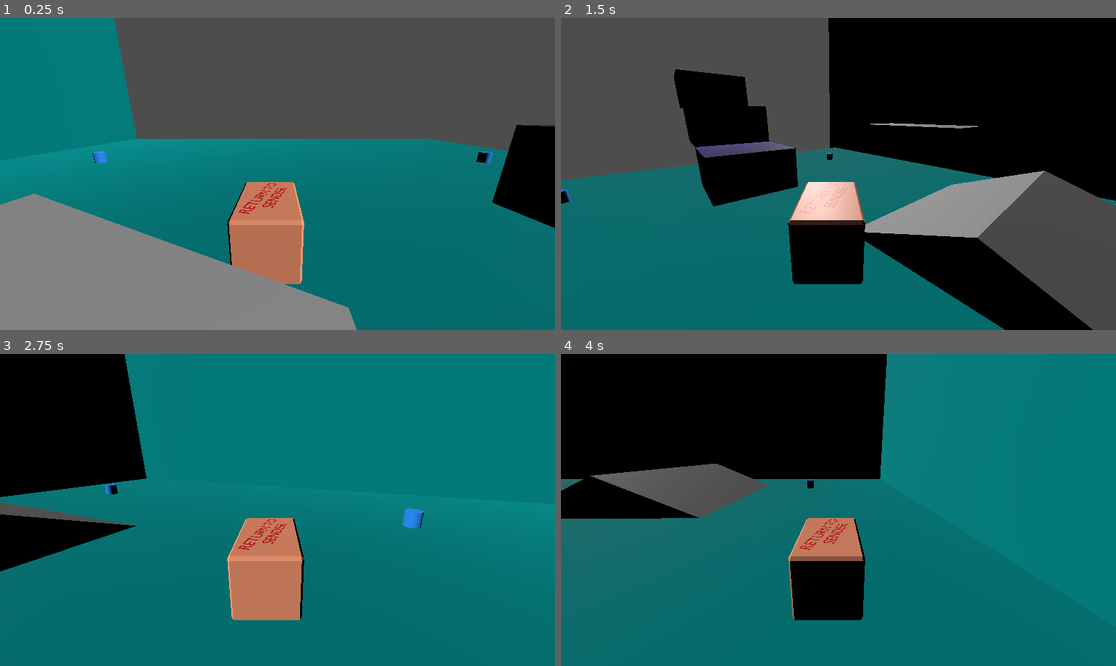
Above: before the commit, frames 1-4 (two rows, left to right).
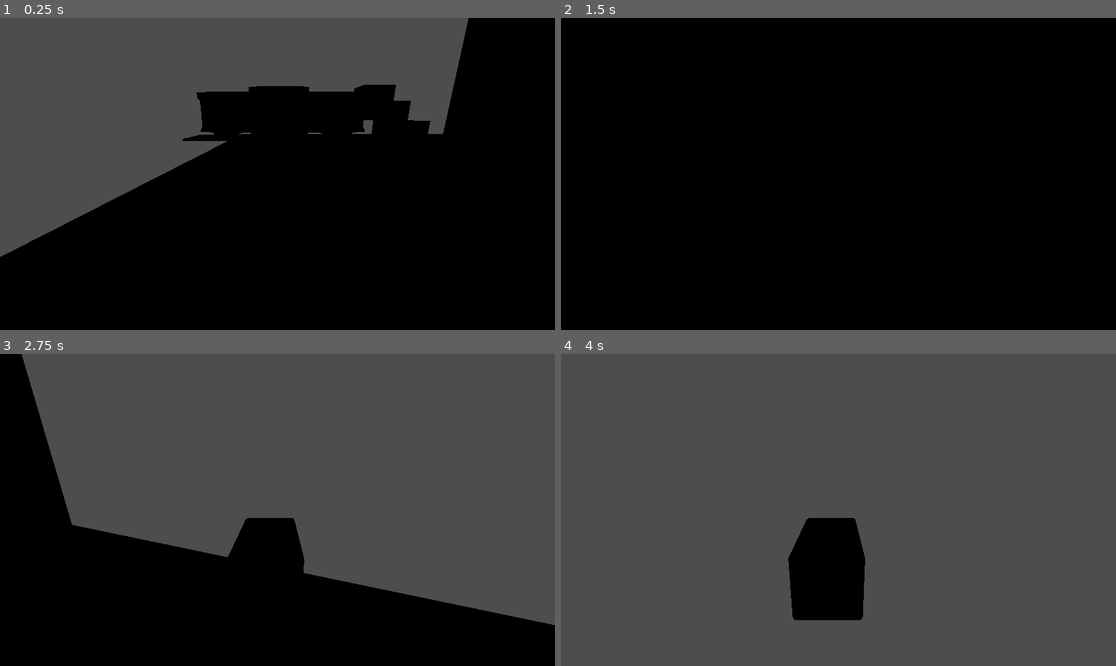
Above: after the commit, the same moments.

Repository: holy-moley/ReturnToSender
Game: Godot game, scene res://main.tscn
Same seed, same stepped clock (60 frames per second), same inputs: the game is played once before the commit and once after it.
Inputs (mouse positions are in pixels of both pictures, inside the frame that each line leads up to):
- Up to frame 1 (0.25 s): no input
- Up to frame 2 (1.5 s): move the mouse to (960, 158) at 0.52 s; hold D (right) 0.53-1.28 s; tap Space (jump) at 0.77 s; move the mouse to (727, 189) at 1.27 s; hold Down (back) from 1.28 s (still down)
- Up to frame 3 (2.75 s): tap Space (jump) at 1.52 s; move the mouse to (333, 441) at 2.02 s; release Down (back) at 2.03 s; hold D (right) from 2.03 s (still down)
- Up to frame 4 (4 s): move the mouse to (810, 572) at 2.77 s; release D (right) at 2.78 s; hold W (forward) 2.78-3.53 s; tap Space (jump) at 3.02, 3.77 s; move the mouse to (1005, 556) at 3.52 s; hold A (left) from 3.53 s (still down)

The runs differ from the first frame. In frame 1, 80% of the frame differs, in the area x 0-100%, y 0-100%; in frame 2, 61%; in frame 3, 94%; in frame 4, 95%.

Commit message:
Add files via upload
Created unfurnished room.

Diff:
--- /dev/null
+++ b/squash_the_creeps_start_1.1.0/CeilingTile.tscn
@@ -0,0 +1,11 @@
+[gd_scene load_steps=2 format=3 uid="uid://cc16gg04ru68w"]
+
+[ext_resource type="PackedScene" uid="uid://5xan1n3mjrea" path="res://art/Assets/floor_tile_large.gltf" id="1_rkr7y"]
+
+[node name="Node3D" type="Node3D"]
+
+[node name="floor_tile_large2" parent="." instance=ExtResource("1_rkr7y")]
+transform = Transform3D(3, 0, 0, 0, 3, 0, 0, 0, 3, 0, 0, 0)
+
+[node name="floor_tile_large3" parent="." instance=ExtResource("1_rkr7y")]
+transform = Transform3D(3, 0, 0, 0, -3, 2.62268e-07, 0, -2.62268e-07, -3, 0, 0, 0)
--- /dev/null
+++ b/squash_the_creeps_start_1.1.0/dungeonMessHall.tscn
@@ -0,0 +1,211 @@
+[gd_scene load_steps=9 format=3 uid="uid://0ro3ghwra1c7"]
+
+[ext_resource type="PackedScene" uid="uid://ce6cd37tklqed" path="res://wallTest.tscn" id="1_3cvtl"]
+[ext_resource type="PackedScene" uid="uid://i108ol37tijq" path="res://art/Assets/wall_half.gltf" id="1_ftlgx"]
+[ext_resource type="PackedScene" uid="uid://n61juuxhceo0" path="res://art/Assets/wall.gltf" id="2_autfo"]
+[ext_resource type="PackedScene" uid="uid://bh56wnc5e8g2" path="res://art/Assets/wall_corner.gltf" id="3_pxxfl"]
+[ext_resource type="PackedScene" uid="uid://by7sd45w8o0b0" path="res://art/Assets/wall_doorway_sides.gltf" id="5_x3lk2"]
+[ext_resource type="PackedScene" uid="uid://dwrb4ig2i8tfd" path="res://art/Assets/floor_tile_grate.gltf" id="6_xgpos"]
+[ext_resource type="PackedScene" uid="uid://5xan1n3mjrea" path="res://art/Assets/floor_tile_large.gltf" id="7_vliuo"]
+[ext_resource type="PackedScene" uid="uid://b5f3vs4twehcn" path="res://art/Assets/ceiling_tile.gltf" id="8_73c05"]
+
+[node name="Mess Hall" type="Node3D"]
+
+[node name="Walls" type="Node3D" parent="."]
+
+[node name="wall_half2" parent="Walls" instance=ExtResource("1_ftlgx")]
+transform = Transform3D(-1.31134e-07, 0, 3, 0, 3, 0, -3, 0, -1.31134e-07, -21.6847, 0, 6.36448)
+
+[node name="Node3D" parent="Walls" instance=ExtResource("1_3cvtl")]
+transform = Transform3D(1, 0, 0, 0, 1, 0, 0, 0, 1, 3.80502, 0, 22.3434)
+
+[node name="wall2" parent="Walls" instance=ExtResource("2_autfo")]
+transform = Transform3D(3, 0, 0, 0, 3, 0, 0, 0, 3, 13.5645, 0, 22.3692)
+
+[node name="wall4" parent="Walls" instance=ExtResource("2_autfo")]
+transform = Transform3D(3, 0, 0, 0, 3, 0, 0, 0, 3, -10.0738, 0, 22.3692)
+
+[node name="Node3D2" parent="Walls" instance=ExtResource("1_3cvtl")]
+transform = Transform3D(-4.37114e-08, 0, 1, 0, 1, 0, -1, 0, -4.37114e-08, 25.6692, 0, 8.65788)
+
+[node name="wall_corner2" parent="Walls" instance=ExtResource("3_pxxfl")]
+transform = Transform3D(-1.31134e-07, 0, -3, 0, 3, 0, 3, 0, -1.31134e-07, 25.5701, -1.90735e-06, 22.3592)
+
+[node name="wall6" parent="Walls" instance=ExtResource("2_autfo")]
+transform = Transform3D(-1.31134e-07, 0, 3, 0, 3, 0, -3, 0, -1.31134e-07, 25.669, 0, -1.02281)
+
+[node name="wall7" parent="Walls" instance=ExtResource("2_autfo")]
+transform = Transform3D(-1.31134e-07, 0, 3, 0, 3, 0, -3, 0, -1.31134e-07, 25.669, 0, -12.5556)
+
+[node name="Node3D3" parent="Walls" instance=ExtResource("1_3cvtl")]
+transform = Transform3D(-4.37114e-08, 0, 1, 0, 1, 0, -1, 0, -4.37114e-08, 25.6692, 0, -25.7981)
+
+[node name="wall_corner3" parent="Walls" instance=ExtResource("3_pxxfl")]
+transform = Transform3D(3, 0, 0, 0, 3, 0, 0, 0, 3, 25.5701, -1.90735e-06, -28.1967)
+
+[node name="wall10" parent="Walls" instance=ExtResource("2_autfo")]
+transform = Transform3D(3, 0, 0, 0, 3, 0, 0, 0, 3, 13.51, 0, -28.1715)
+
+[node name="Node3D4" parent="Walls" instance=ExtResource("1_3cvtl")]
+transform = Transform3D(-1, 0, -8.74228e-08, 0, 1, 0, 8.74228e-08, 0, -1, -0.442148, 0, -28.2584)
+
+[node name="wall11" parent="Walls" instance=ExtResource("2_autfo")]
+transform = Transform3D(3, 0, 0, 0, 3, 0, 0, 0, 3, -10.3581, 0, -28.231)
+
+[node name="wall_corner4" parent="Walls" instance=ExtResource("3_pxxfl")]
+transform = Transform3D(-1.31134e-07, 0, 3, 0, 3, 0, -3, 0, -1.31134e-07, -21.5707, -1.90735e-06, -28.2781)
+
+[node name="wall_corner5" parent="Walls" instance=ExtResource("3_pxxfl")]
+transform = Transform3D(-3, 0, -2.62268e-07, 0, 3, 0, 2.62268e-07, 0, -3, -21.5707, -1.90735e-06, 22.2963)
+
+[node name="Node3D5" parent="Walls" instance=ExtResource("1_3cvtl")]
+transform = Transform3D(1.19249e-08, 0, -1, 0, 1, 0, 1, 0, 1.19249e-08, -21.8665, 0, -17.4609)
+
+[node name="Node3D6" parent="Walls" instance=ExtResource("1_3cvtl")]
+transform = Transform3D(1.19249e-08, 0, -1, 0, 1, 0, 1, 0, 1.19249e-08, -21.8665, 0, 12.4233)
+
+[node name="wall_half3" parent="Walls" instance=ExtResource("1_ftlgx")]
+transform = Transform3D(-1.31134e-07, 0, 3, 0, 3, 0, -3, 0, -1.31134e-07, -21.6847, 0, -8.6988)
+
+[node name="wall_doorway_sides2" parent="Walls" instance=ExtResource("5_x3lk2")]
+transform = Transform3D(-1.31134e-07, 0, 3, 0, 3, 0, -3, 0, -1.31134e-07, -28.8714, 0, -4.30309)
+
+[node name="Floor" type="Node3D" parent="."]
+physics_interpolation_mode = 1
+
+[node name="floor_tile_grate2" parent="Floor" instance=ExtResource("6_xgpos")]
+physics_interpolation_mode = 1
+transform = Transform3D(3, 0, 0, 0, 3, 0, 0, 0, 3, -14.7916, 0, -23.8104)
+
+[node name="floor_tile_grate3" parent="Floor" instance=ExtResource("6_xgpos")]
+physics_interpolation_mode = 1
+transform = Transform3D(3, 0, 0, 0, 3, 0, 0, 0, 3, -3.53314, 0, -23.8104)
+
+[node name="floor_tile_grate4" parent="Floor" instance=ExtResource("6_xgpos")]
+physics_interpolation_mode = 1
+transform = Transform3D(3, 0, 0, 0, 3, 0, 0, 0, 3, 7.89212, 0, -23.8104)
+
+[node name="floor_tile_grate5" parent="Floor" instance=ExtResource("6_xgpos")]
+physics_interpolation_mode = 1
+transform = Transform3D(3, 0, 0, 0, 3, 0, 0, 0, 3, 19.2741, 0, -23.8104)
+
+[node name="floor_tile_grate6" parent="Floor" instance=ExtResource("6_xgpos")]
+physics_interpolation_mode = 1
+transform = Transform3D(3, 0, 0, 0, 3, 0, 0, 0, 3, -14.7916, 0, 18.0804)
+
+[node name="floor_tile_grate7" parent="Floor" instance=ExtResource("6_xgpos")]
+physics_interpolation_mode = 1
+transform = Transform3D(3, 0, 0, 0, 3, 0, 0, 0, 3, -3.53314, 0, 18.0804)
+
+[node name="floor_tile_grate8" parent="Floor" instance=ExtResource("6_xgpos")]
+physics_interpolation_mode = 1
+transform = Transform3D(3, 0, 0, 0, 3, 0, 0, 0, 3, 7.89212, 0, 18.0804)
+
+[node name="floor_tile_grate9" parent="Floor" instance=ExtResource("6_xgpos")]
+physics_interpolation_mode = 1
+transform = Transform3D(3, 0, 0, 0, 3, 0, 0, 0, 3, 19.2741, 0, 18.0804)
+
+[node name="floor_tile_large2" parent="Floor" instance=ExtResource("7_vliuo")]
+physics_interpolation_mode = 1
+transform = Transform3D(3, 0, 0, 0, 3, 0, 0, 0, 3, -14.4108, 0, -14.795)
+
+[node name="floor_tile_large3" parent="Floor" instance=ExtResource("7_vliuo")]
+physics_interpolation_mode = 1
+transform = Transform3D(3, 0, 0, 0, 3, 0, 0, 0, 3, -14.4108, 0, -2.89301)
+
+[node name="floor_tile_large4" parent="Floor" instance=ExtResource("7_vliuo")]
+physics_interpolation_mode = 1
+transform = Transform3D(3, 0, 0, 0, 3, 0, 0, 0, 3, -14.4108, 0, 9.07934)
+
+[node name="floor_tile_large5" parent="Floor" instance=ExtResource("7_vliuo")]
+physics_interpolation_mode = 1
+transform = Transform3D(3, 0, 0, 0, 3, 0, 0, 0, 3, -2.90647, 0, -14.795)
+
+[node name="floor_tile_large6" parent="Floor" instance=ExtResource("7_vliuo")]
+physics_interpolation_mode = 1
+transform = Transform3D(3, 0, 0, 0, 3, 0, 0, 0, 3, -2.90647, 0, -2.89301)
+
+[node name="floor_tile_large7" parent="Floor" instance=ExtResource("7_vliuo")]
+physics_interpolation_mode = 1
+transform = Transform3D(3, 0, 0, 0, 3, 0, 0, 0, 3, -2.90647, 0, 9.07934)
+
+[node name="floor_tile_large8" parent="Floor" instance=ExtResource("7_vliuo")]
+physics_interpolation_mode = 1
+transform = Transform3D(3, 0, 0, 0, 3, 0, 0, 0, 3, 8.66454, 0, -14.795)
+
+[node name="floor_tile_large9" parent="Floor" instance=ExtResource("7_vliuo")]
+physics_interpolation_mode = 1
+transform = Transform3D(3, 0, 0, 0, 3, 0, 0, 0, 3, 8.66454, 0, -2.89301)
+
+[node name="floor_tile_large10" parent="Floor" instance=ExtResource("7_vliuo")]
+physics_interpolation_mode = 1
+transform = Transform3D(3, 0, 0, 0, 3, 0, 0, 0, 3, 8.66454, 0, 9.07934)
+
+[node name="floor_tile_large11" parent="Floor" instance=ExtResource("7_vliuo")]
+physics_interpolation_mode = 1
+transform = Transform3D(3, 0, 0, 0, 3, 0, 0, 0, 3, 20.2795, 0, -14.795)
+
+[node name="floor_tile_large12" parent="Floor" instance=ExtResource("7_vliuo")]
+physics_interpolation_mode = 1
+transform = Transform3D(3, 0, 0, 0, 3, 0, 0, 0, 3, 20.2795, 0, -2.89301)
+
+[node name="floor_tile_large13" parent="Floor" instance=ExtResource("7_vliuo")]
+physics_interpolation_mode = 1
+transform = Transform3D(3, 0, 0, 0, 3, 0, 0, 0, 3, 20.2795, 0, 9.07934)
+
+[node name="floor_tile_large14" parent="Floor" instance=ExtResource("7_vliuo")]
+physics_interpolation_mode = 1
+transform = Transform3D(3, 0, 0, 0, 3, 0, 0, 0, 3, -26.395, 0, -3.34575)
+
+[node name="Ceiling" type="Node3D" parent="."]
+
+[node name="ceiling_tile2" parent="Ceiling" instance=ExtResource("8_73c05")]
+transform = Transform3D(3, 0, 0, 0, 3, 0, 0, 0, 3, 18.5055, 12, -20.9299)
+
+[node name="ceiling_tile3" parent="Ceiling" instance=ExtResource("8_73c05")]
+transform = Transform3D(3, 0, 0, 0, 3, 0, 0, 0, 3, 18.5055, 12, -9.15713)
+
+[node name="ceiling_tile4" parent="Ceiling" instance=ExtResource("8_73c05")]
+transform = Transform3D(3, 0, 0, 0, 3, 0, 0, 0, 3, 18.5055, 12, 2.80031)
+
+[node name="ceiling_tile5" parent="Ceiling" instance=ExtResource("8_73c05")]
+transform = Transform3D(3, 0, 0, 0, 3, 0, 0, 0, 3, 18.5055, 12, 14.7365)
+
+[node name="ceiling_tile6" parent="Ceiling" instance=ExtResource("8_73c05")]
+transform = Transform3D(3, 0, 0, 0, 3, 0, 0, 0, 3, 6.60689, 12, -20.9299)
+
+[node name="ceiling_tile7" parent="Ceiling" instance=ExtResource("8_73c05")]
+transform = Transform3D(3, 0, 0, 0, 3, 0, 0, 0, 3, 6.60689, 12, -9.15713)
+
+[node name="ceiling_tile8" parent="Ceiling" instance=ExtResource("8_73c05")]
+transform = Transform3D(3, 0, 0, 0, 3, 0, 0, 0, 3, 6.60689, 12, 2.80031)
+
+[node name="ceiling_tile9" parent="Ceiling" instance=ExtResource("8_73c05")]
+transform = Transform3D(3, 0, 0, 0, 3, 0, 0, 0, 3, 6.60689, 12, 14.7365)
+
+[node name="ceiling_tile10" parent="Ceiling" instance=ExtResource("8_73c05")]
+transform = Transform3D(3, 0, 0, 0, 3, 0, 0, 0, 3, -4.41816, 12, -20.9299)
+
+[node name="ceiling_tile11" parent="Ceiling" instance=ExtResource("8_73c05")]
+transform = Transform3D(3, 0, 0, 0, 3, 0, 0, 0, 3, -4.41816, 12, -9.15713)
+
+[node name="ceiling_tile12" parent="Ceiling" instance=ExtResource("8_73c05")]
+transform = Transform3D(3, 0, 0, 0, 3, 0, 0, 0, 3, -4.41816, 12, 2.80031)
+
+[node name="ceiling_tile13" parent="Ceiling" instance=ExtResource("8_73c05")]
+transform = Transform3D(3, 0, 0, 0, 3, 0, 0, 0, 3, -4.41816, 12, 14.7365)
+
+[node name="ceiling_tile14" parent="Ceiling" instance=ExtResource("8_73c05")]
+transform = Transform3D(3, 0, 0, 0, 3, 0, 0, 0, 3, -15.9049, 12, -20.9299)
+
+[node name="ceiling_tile15" parent="Ceiling" instance=ExtResource("8_73c05")]
+transform = Transform3D(3, 0, 0, 0, 3, 0, 0, 0, 3, -15.9049, 12, -9.15713)
+
+[node name="ceiling_tile16" parent="Ceiling" instance=ExtResource("8_73c05")]
+transform = Transform3D(3, 0, 0, 0, 3, 0, 0, 0, 3, -15.9049, 12, 2.80031)
+
+[node name="ceiling_tile17" parent="Ceiling" instance=ExtResource("8_73c05")]
+transform = Transform3D(3, 0, 0, 0, 3, 0, 0, 0, 3, -15.9049, 12, 14.7365)
+
+[node name="ceiling_tile18" parent="Ceiling" instance=ExtResource("8_73c05")]
+transform = Transform3D(3, 0, 0, 0, 3, 0, 0, 0, 3, -27.8779, 12, -4.11028)
--- a/squash_the_creeps_start_1.1.0/main.tscn
+++ b/squash_the_creeps_start_1.1.0/main.tscn
@@ -1,9 +1,11 @@
-[gd_scene load_steps=19 format=3 uid="uid://dibmxxgs24c6y"]
+[gd_scene load_steps=21 format=3 uid="uid://dibmxxgs24c6y"]
 
 [ext_resource type="Script" path="res://main.gd" id="1_cb3ao"]
 [ext_resource type="PackedScene" uid="uid://dwggalpxc4xky" path="res://player.tscn" id="1_nhwxy"]
 [ext_resource type="PackedScene" uid="uid://cx6ebcswvuhgi" path="res://mob.tscn" id="2_fkq84"]
 [ext_resource type="Script" path="res://playertest.gd" id="4_67sti"]
+[ext_resource type="PackedScene" uid="uid://0ro3ghwra1c7" path="res://dungeonMessHall.tscn" id="8_67ypg"]
+[ext_resource type="PackedScene" uid="uid://5xan1n3mjrea" path="res://art/Assets/floor_tile_large.gltf" id="9_53l63"]
 
 [sub_resource type="BoxShape3D" id="BoxShape3D_fnte1"]
 size = Vector3(60, 2, 60)
@@ -71,11 +73,8 @@
 transform = Transform3D(1, 0, 0, 0, 1, 0, 0, 0, 1, 0, -1, 0)
 mesh = SubResource("BoxMesh_unppy")
 
-[node name="DirectionalLight3D" type="DirectionalLight3D" parent="."]
-transform = Transform3D(0.605194, 0.353041, 0.713514, -0.796052, 0.275622, 0.538826, -0.0064325, -0.894089, 0.447844, 34.3158, 36.2625, -11.1765)
-
 [node name="Player" parent="." instance=ExtResource("1_nhwxy")]
-transform = Transform3D(1, 0, 0, 0, 1, 0, 0, 0, 1, -1, 0, 0)
+transform = Transform3D(-4.37114e-08, 0, -1, 0, 1, 0, 1, 0, -4.37114e-08, -23.5423, 3.05838, -25.5939)
 script = ExtResource("4_67sti")
 
 [node name="CameraPivot" type="Marker3D" parent="Player"]
@@ -196,4 +195,13 @@
 [node name="CollisionShape3D" type="CollisionShape3D" parent="Obstacles/Ramp2"]
 shape = SubResource("ConvexPolygonShape3D_b252v")
 
+[node name="Node3D" type="Node3D" parent="."]
+transform = Transform3D(1, 0, 0, 0, 1, 0, 0, 0, 1, 0, 0, -76)
+
+[node name="Mess Hall" parent="Node3D" instance=ExtResource("8_67ypg")]
+transform = Transform3D(1, 0, 0, 0, 1, 0, 0, 0, 1, 59.384, 0, 55.0978)
+
+[node name="floor_tile_large2" parent="Node3D" instance=ExtResource("9_53l63")]
+transform = Transform3D(3, 0, 0, 0, 3, 0, 0, 0, 3, 23.0258, -0.187515, 34.65)
+
 [connection signal="timeout" from="MobTimer" to="." method="_on_mob_timer_timeout"]
--- /dev/null
+++ b/squash_the_creeps_start_1.1.0/torchTest.tscn
@@ -0,0 +1,14 @@
+[gd_scene load_steps=2 format=3 uid="uid://bv03uv4xdkfqc"]
+
+[ext_resource type="PackedScene" uid="uid://ejox7uwlsjwo" path="res://art/Assets/torch_lit.gltf" id="1_mikgc"]
+
+[node name="Node3D" type="Node3D"]
+transform = Transform3D(2.51, 0, 0, 0, 2.51, 0, 0, 0, 2.51, 0, 0, 0)
+
+[node name="torch_lit2" parent="." instance=ExtResource("1_mikgc")]
+transform = Transform3D(3, 0, 0, 0, 3, 0, 0, 0, 3, 0, 0, 0)
+
+[node name="OmniLight3D" type="OmniLight3D" parent="torch_lit2"]
+transform = Transform3D(1, 0, 0, 0, 1, 0, 0, 0, 1, 0, 0.538654, 0)
+light_color = Color(0.932803, 0.482969, 0, 1)
+shadow_enabled = true
--- /dev/null
+++ b/squash_the_creeps_start_1.1.0/wallTest.tscn
@@ -0,0 +1,20 @@
+[gd_scene load_steps=3 format=3 uid="uid://ce6cd37tklqed"]
+
+[ext_resource type="PackedScene" uid="uid://n61juuxhceo0" path="res://art/Assets/wall.gltf" id="1_uf0vc"]
+[ext_resource type="PackedScene" uid="uid://csicdgt30dq1w" path="res://art/Assets/torch_mounted.gltf" id="3_2uh4r"]
+
+[node name="Node3D" type="Node3D"]
+transform = Transform3D(1, 0, 0, 0, 1, 0, 0, 0, 1, 1.98077, 0, -0.0152197)
+
+[node name="torch_mounted2" parent="." instance=ExtResource("3_2uh4r")]
+transform = Transform3D(-2.5, 0, -3.77489e-07, 0, 2.5, 0, 3.77489e-07, 0, -2.5, -1.99317, 7.57901, -0.792844)
+
+[node name="OmniLight3D" type="OmniLight3D" parent="torch_mounted2"]
+transform = Transform3D(1, 0, 0, 0, 1, 0, 0, 0, 1, 0, 0.375907, 0.316494)
+light_color = Color(0.932803, 0.482969, 0, 1)
+light_energy = 3.0
+light_size = 0.25
+shadow_enabled = true
+
+[node name="wall2" parent="." instance=ExtResource("1_uf0vc")]
+transform = Transform3D(-3, 0, -4.52987e-07, 0, 3, 0, 4.52987e-07, 0, -3, -2, 0, -0.0926929)
